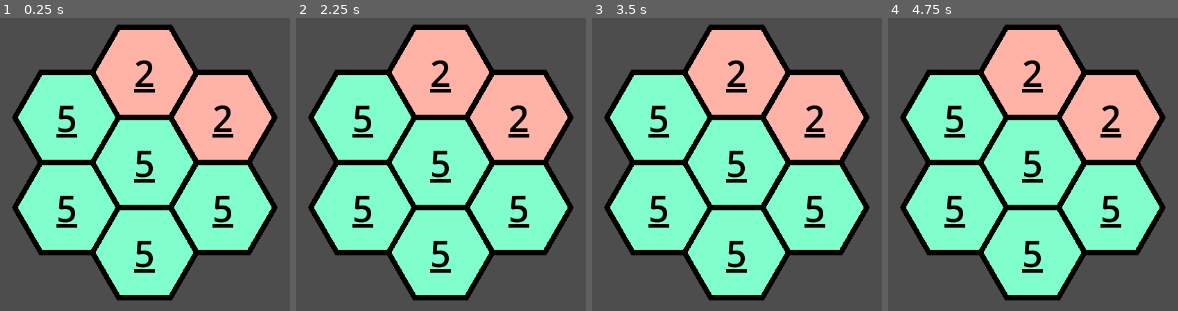
Above: before the commit, frames 1-4 (left to right).
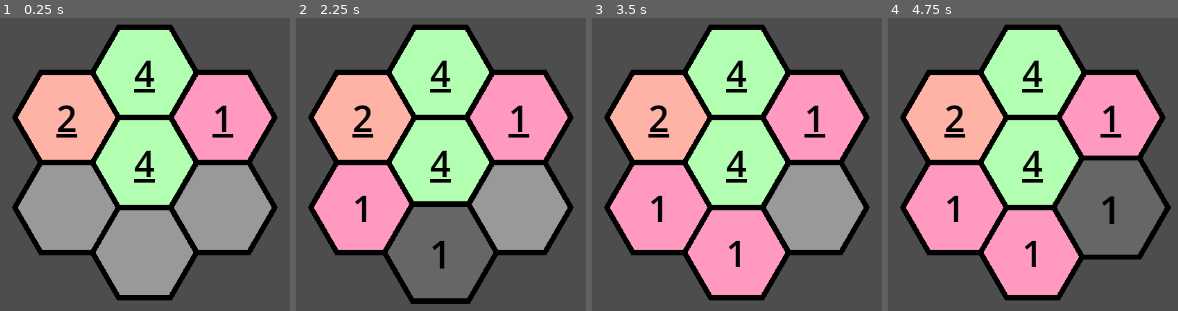
Above: after the commit, the same moments.

Repository: CattacoCattaco/Fillhex
Game: Godot game, scene res://hex_grid/hex_grid.tscn
Two runs of this game, one before a commit and one after it. Both use one fixed random seed, a clock stepped at 60 frames per second and the inputs below.
Inputs (mouse positions are in pixels of both pictures, inside the frame that each line leads up to):
- Up to frame 1 (0.25 s): no input
- Up to frame 2 (2.25 s): tap Enter at 0.5, 2 s; move the mouse to (362, 208) at 0.52 s; hold Right 0.53-1.28 s; tap Alt at 0.6, 2.1 s; click (362, 208) at 0.67 s; tap Space at 1.25 s; move the mouse to (362, 117) at 1.27 s; hold Down 1.28-2.03 s; tap Shift at 1.35 s; click (362, 117) at 1.42 s; move the mouse to (441, 252) at 2.02 s; hold Right from 2.03 s (still down); click (441, 252) at 2.17 s
- Up to frame 3 (3.5 s): tap Space at 2.75 s; move the mouse to (737, 161) at 2.77 s; release Right at 2.78 s; hold Up from 2.78 s (still down); tap Shift at 2.85 s; click (737, 161) at 2.92 s
- Up to frame 4 (4.75 s): tap Enter at 3.5 s; move the mouse to (1033, 73) at 3.52 s; release Up at 3.53 s; hold Left from 3.53 s (still down); tap Alt at 3.6 s; click (1033, 73) at 3.67 s; tap Space at 4.25 s; move the mouse to (1111, 208) at 4.27 s; tap Shift at 4.35 s; click (1111, 208) at 4.42 s

The runs differ from the first frame. In frame 1, 51% of the frame differs, in the area x 6-94%, y 4-95%; in frame 2, 53%; in frame 3, 51%; in frame 4, 53%, in the area x 6-98%, y 4-95%.

Commit message:
Create Levels
Created LevelData class which stores the positions and values of all hexes in the starting board of a level.

Diff:
--- a/hex_grid/hex_grid.gd
+++ b/hex_grid/hex_grid.gd
@@ -2,9 +2,9 @@
 class_name HexGrid
 extends Control
 
-@export var grid_data: Dictionary[Vector2i, int]:
+@export var level: LevelData:
 	set(value):
-		grid_data = value
+		level = value
 		queue_redraw()
 
 @export var hex_width: int = 100:
@@ -32,10 +32,11 @@
 	var up_vector := Vector2(0, -hex_width / 2.0 * sqrt(3))
 	var right_vector := Vector2(3 * hex_width / 4.0, -hex_width / 4.0 * sqrt(3))
 
-	for pos in grid_data:
+	for pos in level.hexes:
 		var hex := Hex.new()
 
-		hex.number = grid_data[pos]
+		hex.number = level.hexes[pos]
+		hex.given = hex.number != 0
 
 		add_child(hex)
 		grid_hexes[pos] = hex
--- a/hex_grid/hex_grid.tscn
+++ b/hex_grid/hex_grid.tscn
@@ -1,6 +1,7 @@
-[gd_scene load_steps=2 format=3 uid="uid://bbtgxqjrvxg6l"]
+[gd_scene load_steps=3 format=3 uid="uid://bbtgxqjrvxg6l"]
 
 [ext_resource type="Script" uid="uid://b4t7wf8xupe5d" path="res://hex_grid/hex_grid.gd" id="1_7uwje"]
+[ext_resource type="Resource" uid="uid://co6bw0j12ftap" path="res://level/data/level_0.tres" id="2_mgi8c"]
 
 [node name="HexGrid" type="Control"]
 layout_mode = 3
@@ -10,14 +11,6 @@
 grow_horizontal = 2
 grow_vertical = 2
 script = ExtResource("1_7uwje")
-grid_data = Dictionary[Vector2i, int]({
-Vector2i(-1, 0): 5,
-Vector2i(-1, 1): 5,
-Vector2i(0, -1): 5,
-Vector2i(0, 0): 5,
-Vector2i(0, 1): 2,
-Vector2i(1, -1): 5,
-Vector2i(1, 0): 2
-})
+level = ExtResource("2_mgi8c")
 hex_width = 150
 metadata/_custom_type_script = "uid://b4t7wf8xupe5d"
--- /dev/null
+++ b/level/data/level_0.tres
@@ -0,0 +1,16 @@
+[gd_resource type="Resource" script_class="LevelData" load_steps=2 format=3 uid="uid://co6bw0j12ftap"]
+
+[ext_resource type="Script" uid="uid://hu5ar83kekht" path="res://level/level_data.gd" id="1_otvrr"]
+
+[resource]
+script = ExtResource("1_otvrr")
+hexes = Dictionary[Vector2i, int]({
+Vector2i(-1, 0): 0,
+Vector2i(-1, 1): 2,
+Vector2i(0, -1): 0,
+Vector2i(0, 0): 4,
+Vector2i(0, 1): 4,
+Vector2i(1, -1): 0,
+Vector2i(1, 0): 1
+})
+metadata/_custom_type_script = "uid://hu5ar83kekht"
--- /dev/null
+++ b/level/level_data.gd
@@ -0,0 +1,8 @@
+class_name LevelData
+extends Resource
+
+@export var hexes: Dictionary[Vector2i, int]
+
+
+func _init(_hexes: Dictionary[Vector2i, int] = {}) -> void:
+	hexes = _hexes
Renamed: hex/hex.gd -> hex_grid/hex/hex.gd
Renamed: hex/hex.gd.uid -> hex_grid/hex/hex.gd.uid
Not shown, added: level/level_data.gd.uid
